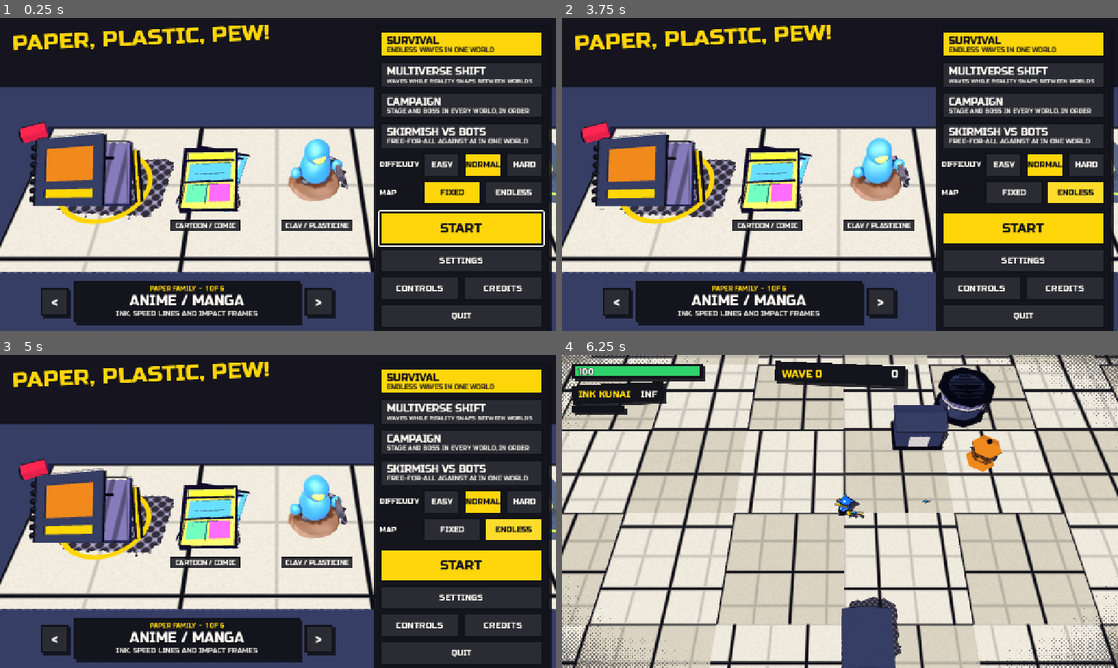
Above: before the commit, frames 1-4 (two rows, left to right).
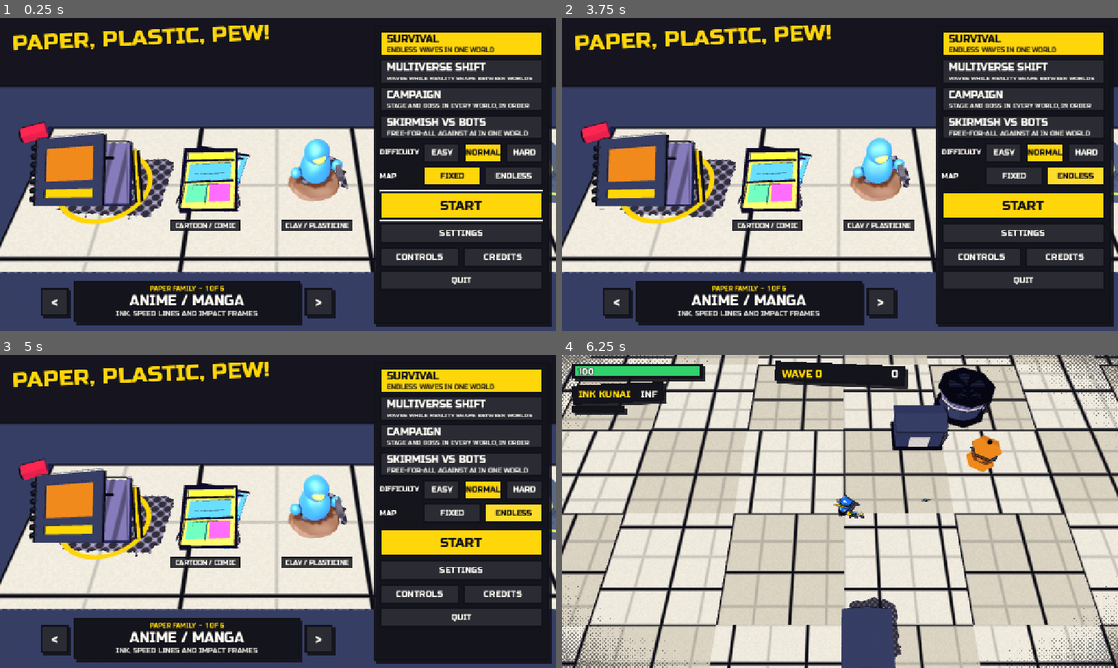
Above: after the commit, the same moments.

Repository: albertolicea00/paper-plastic-pew
Game: Godot game, scene res://core/main.tscn
The game is run twice, just before and just after one commit, with the same random seed, the same clock (stepped at 60 frames per second) and the same inputs.
Inputs (mouse positions are in pixels of both pictures, inside the frame that each line leads up to):
- Up to frame 1 (0.25 s): no input
- Up to frame 2 (3.75 s): click "EASY" at 0.5 s; click "EASY" at 1.25 s; click "NORMAL" at 2 s; click "NORMAL" at 2.75 s; click "ENDLESS" at 3.5 s
- Up to frame 3 (5 s): click "ENDLESS" at 4.25 s
- Up to frame 4 (6.25 s): click "START" at 5 s; tap Enter at 5.75 s; move the mouse to (962, 495) at 5.77 s; hold D (move_right) from 5.78 s (still down); tap Space (dash) at 5.85 s; click (962, 495) at 5.92 s

The runs differ from the first frame. In frame 1, 13% of the frame differs, in the area x 67-100%, y 5-100%; in frame 2, 13%; in frame 3, 13%; in frame 4, 6.4%.

Commit message:
feat(ui): update gamepad control display with glyphs for Xbox and PlayStation

Diff:
--- a/game/ui/menu.gd
+++ b/game/ui/menu.gd
@@ -107,12 +107,18 @@
 func _build_side() -> void:
 	side = PanelContainer.new()
 	add_child(side)
+	# A scroll wrapper so the lower buttons (Credits, Quit) are never clipped
+	# when the panel is short or the fonts are tall.
+	var scroll = ScrollContainer.new()
+	scroll.horizontal_scroll_mode = ScrollContainer.SCROLL_MODE_DISABLED
+	side.add_child(scroll)
 	var column = VBoxContainer.new()
-	column.add_theme_constant_override("separation", 8)
-	side.add_child(column)
+	column.size_flags_horizontal = Control.SIZE_EXPAND_FILL
+	column.add_theme_constant_override("separation", 6)
+	scroll.add_child(column)
 	for i in MODES.size():
 		var button = _button("", func(): _set_mode(i, true))
-		button.custom_minimum_size = Vector2(0, 62)
+		button.custom_minimum_size = Vector2(0, 58)
 		button.focus_entered.connect(func(): _set_mode(i, false))
 		var pad = MarginContainer.new()
 		pad.set_anchors_and_offsets_preset(Control.PRESET_FULL_RECT)
@@ -127,7 +133,7 @@
 		words.mouse_filter = Control.MOUSE_FILTER_IGNORE
 		words.size_flags_horizontal = Control.SIZE_EXPAND_FILL
 		words.alignment = BoxContainer.ALIGNMENT_CENTER
-		words.add_theme_constant_override("separation", -2)
+		words.add_theme_constant_override("separation", 2)
 		row.add_child(words)
 		_label(words, HORIZONTAL_ALIGNMENT_LEFT)
 		_label(words, HORIZONTAL_ALIGNMENT_LEFT)
@@ -164,7 +170,7 @@
 	var more = _button("+", func(): bots = mini(8, bots + 1))
 	bots_buttons = [fewer, more]
 	for button in bots_buttons:
-		button.custom_minimum_size = Vector2(72, 56)
+		button.custom_minimum_size = Vector2(72, 48)
 		button.set_meta("row", true)
 	bots_row.add_child(fewer)
 	bots_value = _label(bots_row)
@@ -175,10 +181,10 @@
 	gap.mouse_filter = Control.MOUSE_FILTER_IGNORE
 	column.add_child(gap)
 	go = _button("", _start)
-	go.custom_minimum_size = Vector2(0, 76)
+	go.custom_minimum_size = Vector2(0, 64)
 	column.add_child(go)
 	var settings = _button("Settings", _open_settings)
-	settings.custom_minimum_size = Vector2(0, 56)
+	settings.custom_minimum_size = Vector2(0, 50)
 	column.add_child(settings)
 	var info = _row(column)
 	var controls = _button("Controls", func(): _info("controls"))
@@ -221,7 +227,7 @@
 func _button(text: String, action: Callable) -> Button:
 	var button = Button.new()
 	button.text = text
-	button.custom_minimum_size = Vector2(64, 56)
+	button.custom_minimum_size = Vector2(56, 48)
 	button.pressed.connect(action)
 	button.pressed.connect(_refresh)
 	return button
